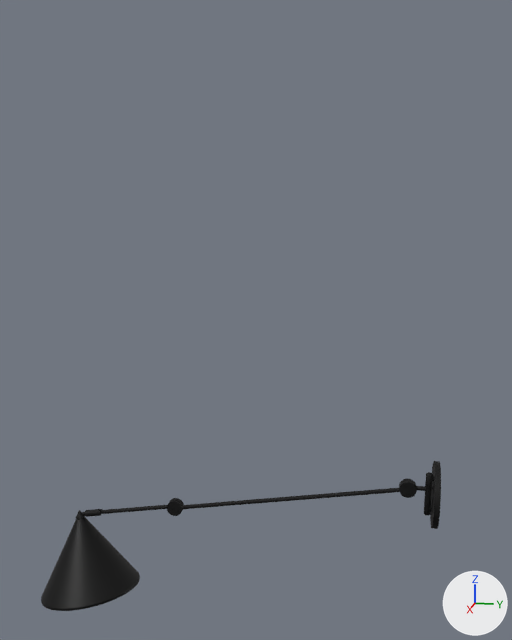
An edit to the glTF model blender/models/ApliqueArticuladoPecaUnica.glb, drawn before and after from the same camera.
One viewpoint serves both versions: a camera (50 mm lens) standing at (11.33, -0.82, 5.72) and looking at (-0.33, -3.15, 2.8). Every picture has the same lights, and +X, +Y and +Z are marked at lower right.

Names of what the first picture shows: 'Abajur', 'AbajurJoint', 'LongArm', 'Support'.
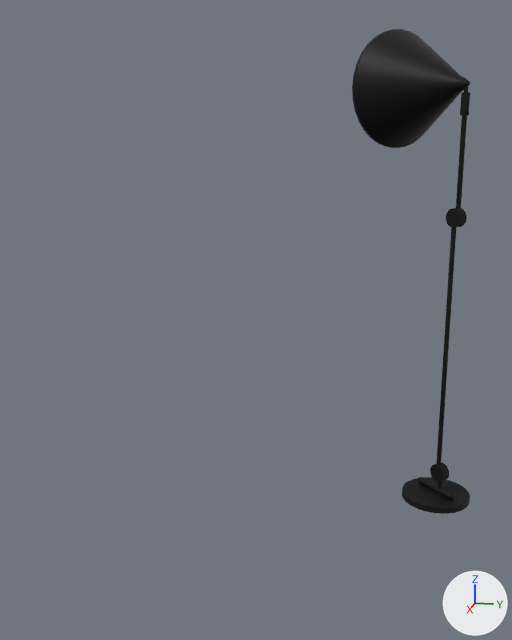
Edits to the scene script, one JSON object a line:
```json
{"op": "set", "path": "ob_support.rotation_euler", "old": "(0.0, 0.0, 0.0)", "new": "(-1.571, 0.0, -0.805)", "note": "degrees (0, 0, 0) -> degrees (-90, 0, -46)"}
{"op": "set", "path": "ob_longarm.rotation_euler", "old": "(0.188, 0.0, 0.0)", "new": "(0.0, 0.0, 0.0)", "note": "degrees (11, 0, 0) -> degrees (0, 0, 0)"}
{"op": "set", "path": "ob_abajurjoint.rotation_euler", "old": "(0.0, -0.18, 0.0)", "new": "(0.0, 0.0, 0.0)", "note": "degrees (0, -10, 0) -> degrees (0, 0, 0)"}
```

Pixel boxes [x1, y1, x2, y2] of what changed, in the pictures (512 x 640 px):
```json
{"object": "Abajur", "change": "turned", "before": [41, 517, 140, 611], "after": [352, 29, 463, 148]}
{"object": "LongArm", "change": "turned", "before": [167, 480, 417, 516], "after": [430, 208, 464, 482]}
{"object": "Support", "change": "turned", "before": [430, 461, 441, 529], "after": [402, 477, 470, 514]}
{"object": "ShortArm", "change": "turned", "before": [100, 498, 184, 514], "after": [456, 112, 467, 227]}
{"object": "SupportJointHolder", "change": "turned", "before": [424, 472, 434, 515], "after": [418, 477, 455, 500]}
{"object": "AbajurJoint", "change": "turned", "before": [76, 510, 90, 519], "after": [459, 77, 470, 100]}
{"object": "SupportJoint", "change": "turned", "before": [422, 484, 432, 505], "after": [426, 481, 444, 495]}
{"object": "ArmToAbajurJoint", "change": "turned", "before": [89, 509, 102, 516], "after": [460, 99, 470, 116]}
{"object": "CircleJoint", "change": "turned", "before": [399, 479, 422, 491], "after": [438, 462, 449, 486]}
```
